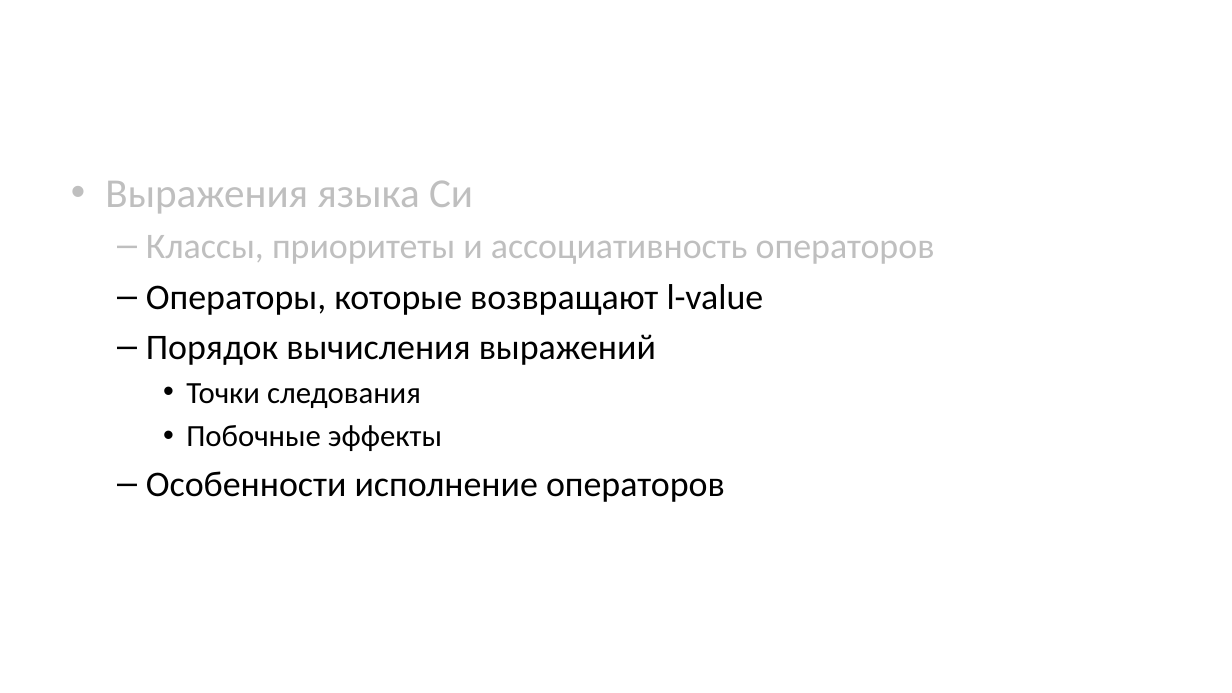
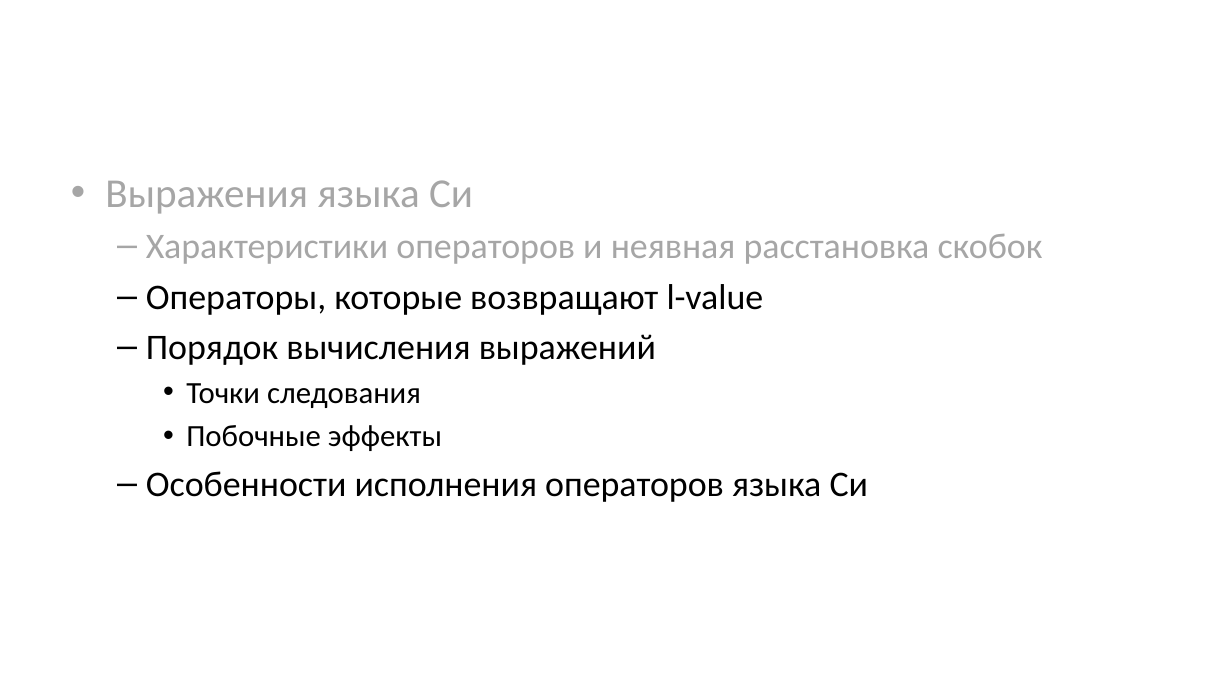
Before and after one commit to Evgueni-Petrov-aka-espetrov/Algorithms-and-Programming-in-C-pptx, a slide deck: slide 33 of 04 Выражения.pptx (slide 7 before the commit). Drawn at 1232x693 pixels with LibreOffice and Linux fonts; fonts in the diff are those of the drawing. Boxes give left, top, right and bottom in pixels: in the first picture for what was removed or moved away, otherwise in the second. Text is boxed around its words. In the diff, an @@ line names an element or a change of style, - is before the commit and + after.

Commit message:
разбил на слои; добавил подробно про неявную расстановку скобок

```diff
--- a/04 Выражения.pptx
+++ b/04 Выражения.pptx
@@ text at bbox=[105, 180, 473, 214]: text colour #BFBFBF to #A6A6A6 in "Выражения языка Си" @@
@@ text at bbox=[146, 234, 1043, 264]: text changed; text colour #BFBFBF to #A6A6A6 @@
-  – Классы, приоритеты и ассоциативность операторов
+  – Характеристики операторов и неявная расстановка скобок
@@ text at bbox=[146, 471, 868, 502]: text changed @@
-  – Особенности исполнение операторов
+  – Особенности исполнения операторов языка Си
```
Also in this commit, not shown: 15 other slides changed, 68 slides added, 1 slide removed.
